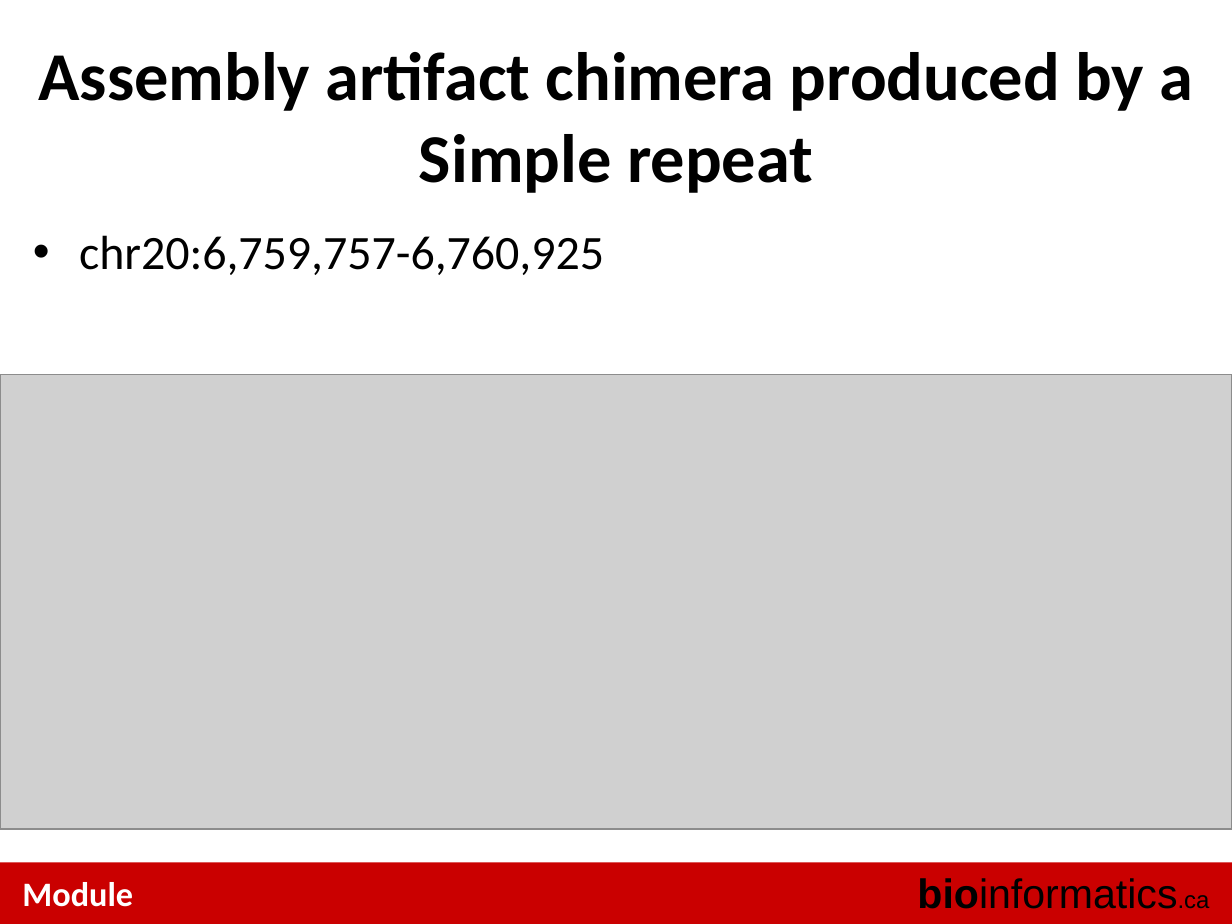
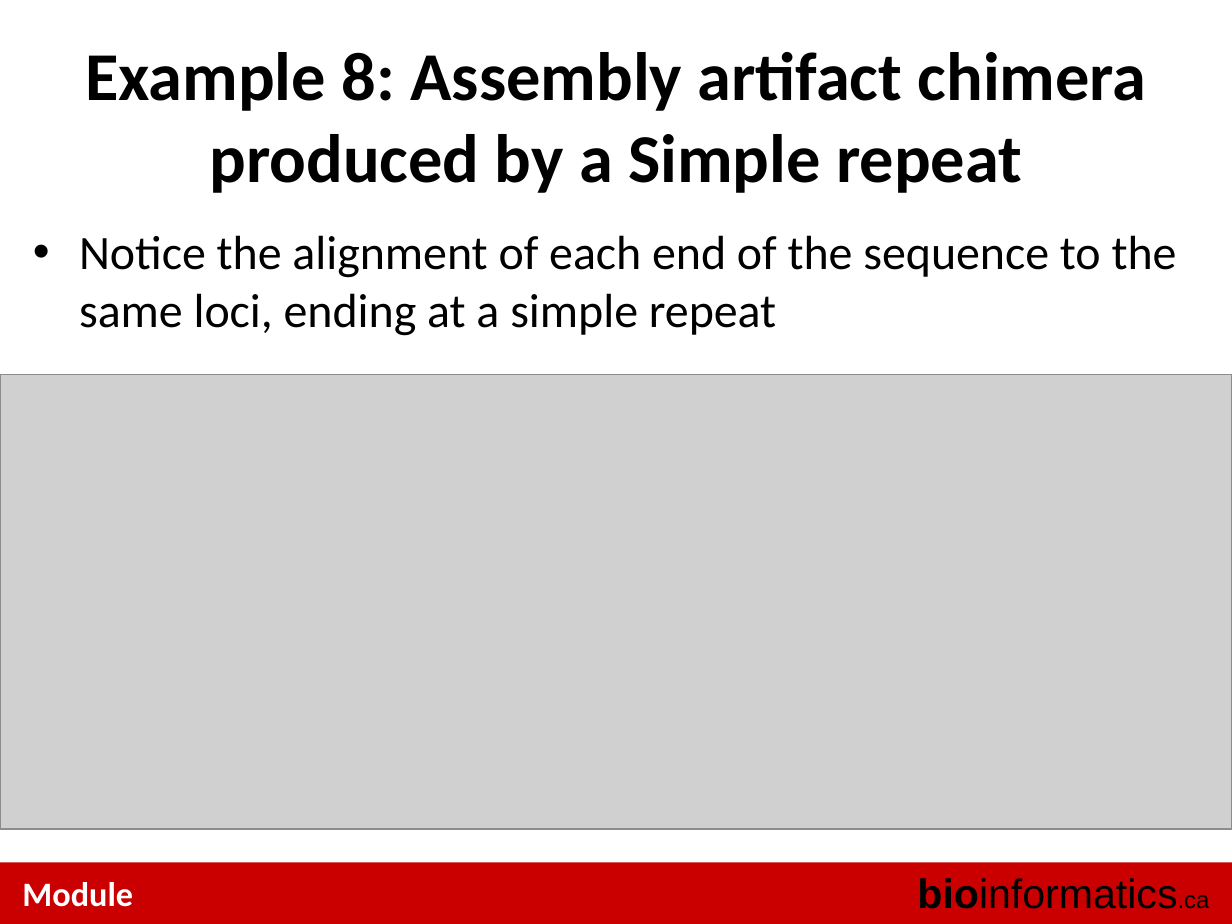
Before and after one commit to tinyheero/BICG-2016, a slide deck: slide 17 of gene_fusions/content/CBW_BiCG_GeneFusionsLab_2014.pptx (slide 5 before the commit). Drawn at 1232x924 pixels with LibreOffice and Linux fonts; fonts in the diff are those of the drawing; grey boxes stand for pictures. Boxes give left, top, right and bottom in pixels: in the first picture for what was removed or moved away, otherwise in the second. Text is boxed around its words. In the diff, an @@ line names an element or a change of style, - is before the commit and + after.

```diff
--- a/gene_fusions/content/CBW_BiCG_GeneFusionsLab_2014.pptx
+++ b/gene_fusions/content/CBW_BiCG_GeneFusionsLab_2014.pptx
@@ title at (85, 52, 1147, 193): text changed @@
-Assembly artifact chimera produced by a Simple repeat
+Example 8: Assembly artifact chimera produced by a Simple repeat
@@ text at (79, 235, 1177, 336): text changed @@
-• chr20:6,759,757-6,760,925
+• Notice the alignment of each end of the sequence to the same loci, ending at a simple repeat
```
Also in this commit, not shown: 2 other slides changed, 2 slides added, 1 slide removed, 1 other file.
